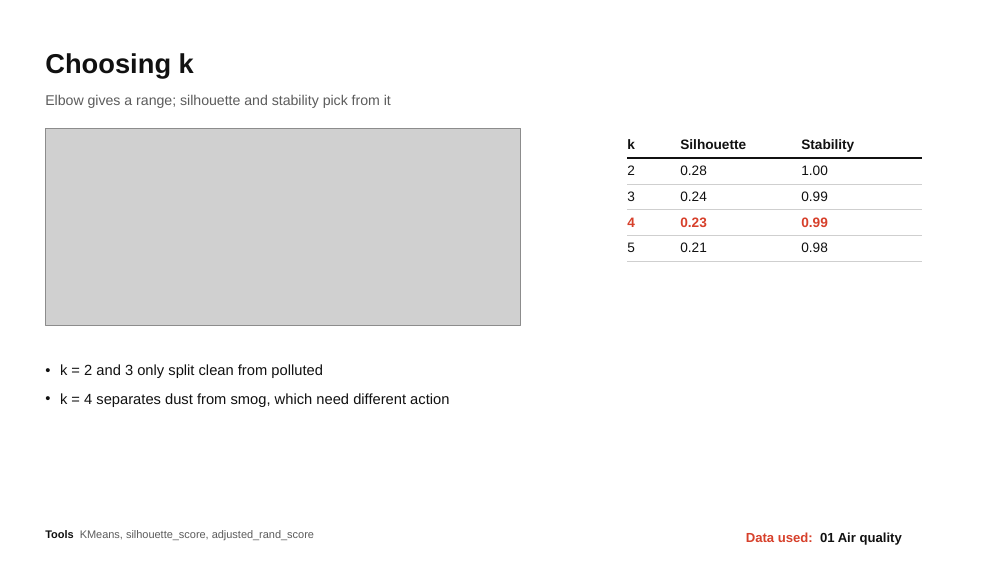
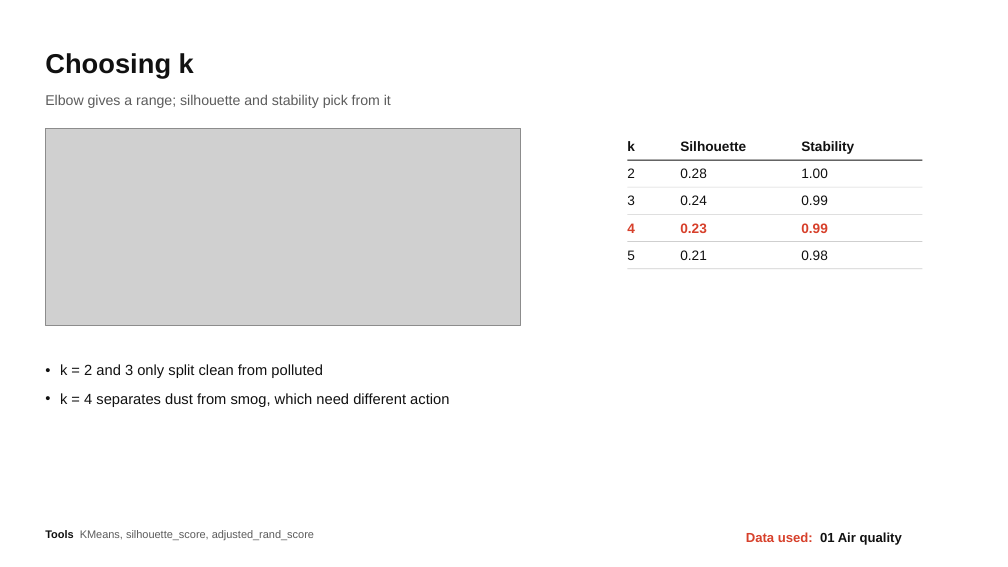
Before and after one commit to tanmayg122/india-air-pollution-tracker, a slide deck: slide 13 of presentation/Tanmay_24151020_Air_Pollution_Types.pptx. Drawn at 1008x567 pixels with LibreOffice and Linux fonts; fonts in the diff are those of the drawing; grey boxes stand for pictures. Boxes give left, top, right and bottom in pixels: in the first picture for what was removed or moved away, otherwise in the second. Text is boxed around its words. In the diff, an @@ line names an element or a change of style, - is before the commit and + after.

```diff
--- a/presentation/Tanmay_24151020_Air_Pollution_Types.pptx
+++ b/presentation/Tanmay_24151020_Air_Pollution_Types.pptx
@@ text added at (627,141,635,151), 13 pt, text #111111, bold @@
+k
@@ table removed at (628,132,923,256), 5 rows, 3 columns @@
-k | Silhouette | Stability
-2 | 0.28 | 1.00
-3 | 0.24 | 0.99
-4 | 0.23 | 0.99
-5 | 0.21 | 0.98
@@ text added at (680,141,746,151), 13 pt, text #111111, bold @@
+Silhouette
@@ text added at (801,141,854,154), 13 pt, text #111111, bold @@
+Stability
@@ text added at (627,168,635,178), 13 pt, text #111111 @@
+2
@@ rectangle added at (628,160,923,161), fill #111111 @@
@@ text added at (680,168,707,178), 13 pt, text #111111 @@
+0.28
@@ text added at (801,168,828,178), 13 pt, text #111111 @@
+1.00
@@ text added at (627,195,635,205), 13 pt, text #111111 @@
+3
@@ rectangle added at (628,187,923,188), fill #CFCFCF @@
@@ text added at (680,195,707,205), 13 pt, text #111111 @@
+0.24
@@ text added at (801,195,828,205), 13 pt, text #111111 @@
+0.99
@@ text added at (627,223,635,233), 13 pt, text #D7402B, bold @@
+4
@@ rectangle added at (628,214,923,215), fill #CFCFCF @@
@@ text added at (680,223,707,233), 13 pt, text #D7402B, bold @@
+0.23
@@ text added at (801,223,828,233), 13 pt, text #D7402B, bold @@
+0.99
@@ text added at (627,250,635,260), 13 pt, text #111111 @@
+5
@@ rectangle added at (628,241,923,242), fill #CFCFCF @@
@@ rectangle added at (628,268,923,269), fill #CFCFCF @@
@@ text added at (680,250,707,260), 13 pt, text #111111 @@
+0.21
@@ text added at (801,250,828,260), 13 pt, text #111111 @@
+0.98
```
Also in this commit, not shown: 20 other slides changed, 1 other file.
